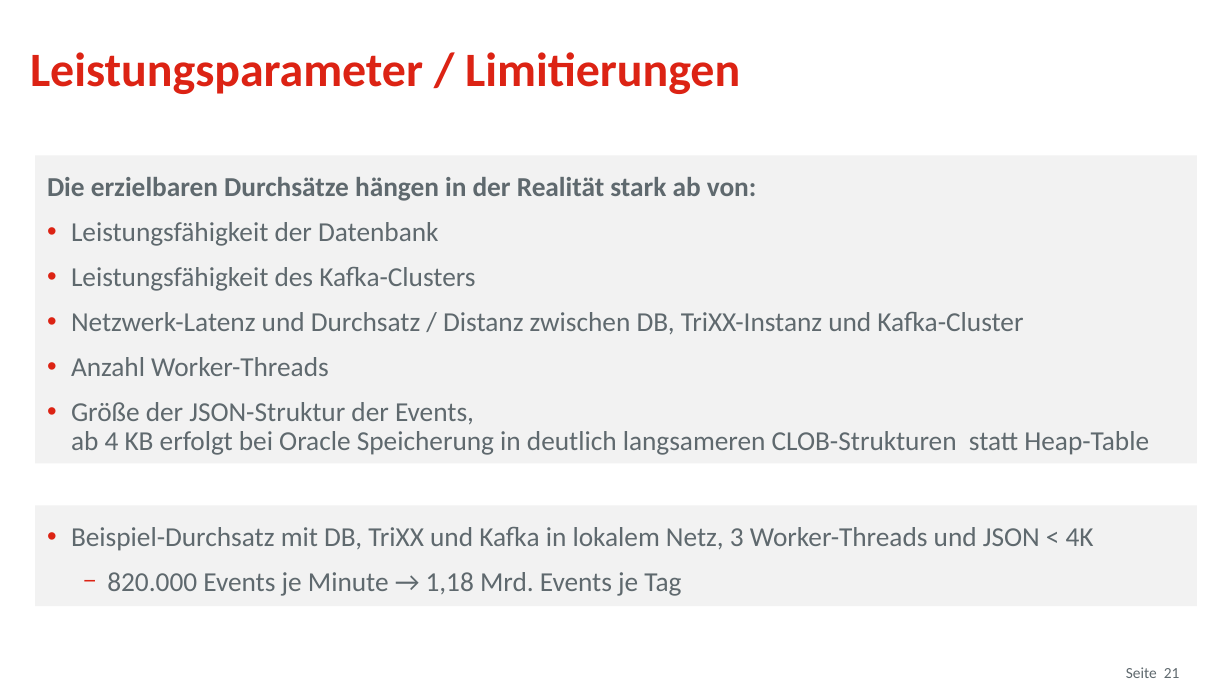
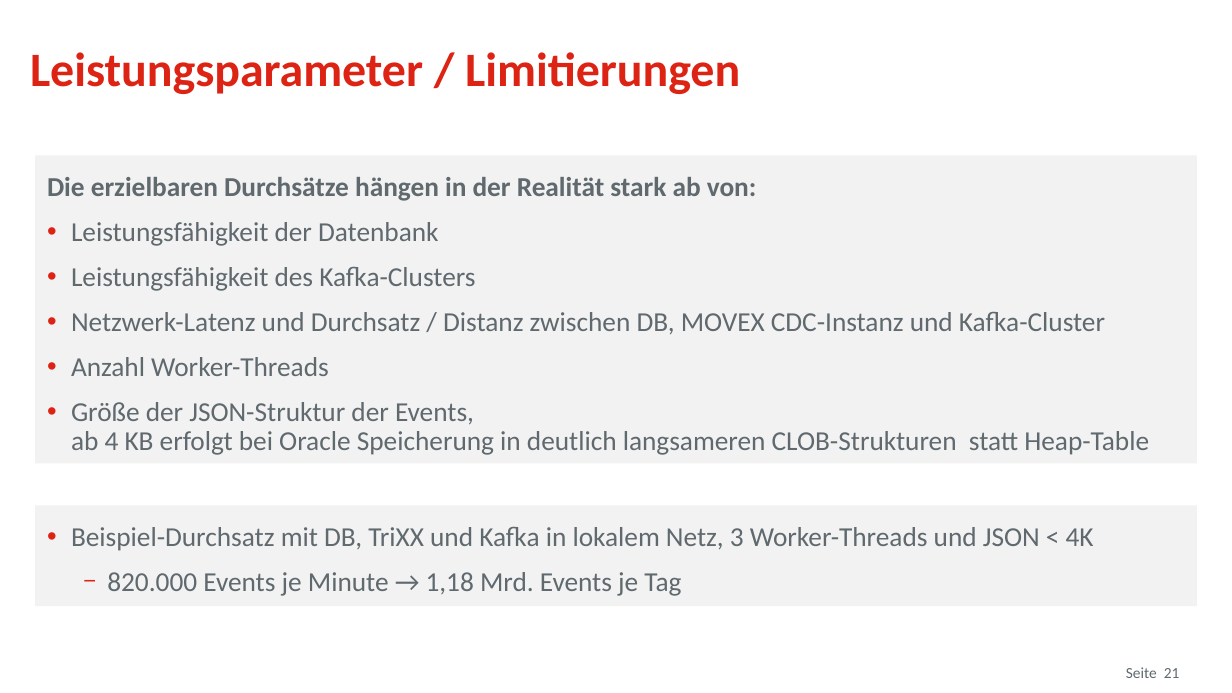
Before and after one commit to osp-ottogroup/movex-cdc, a slide deck: slide 21 of doc/2021-12_TriXX_IT-Tage.pptx. Drawn at 1232x693 pixels with LibreOffice and Linux fonts; fonts in the diff are those of the drawing; background and template pictures are left out. Boxes give left, top, right and bottom in pixels: in the first picture for what was removed or moved away, otherwise in the second. Text is boxed around its words. In the diff, an @@ line names an element or a change of style, - is before the commit and + after.

```diff
--- a/doc/2021-12_TriXX_IT-Tage.pptx
+++ b/doc/2021-12_TriXX_IT-Tage.pptx
@@ text in rectangle at (71,312,1105,334): text changed @@
-• Netzwerk-Latenz und Durchsatz / Distanz zwischen DB, TriXX-Instanz und Kafka-Cluster
+• Netzwerk-Latenz und Durchsatz / Distanz zwischen DB, MOVEX CDC-Instanz und Kafka-Cluster
```
Also in this commit, not shown: 11 other slides changed, 4 other files.
